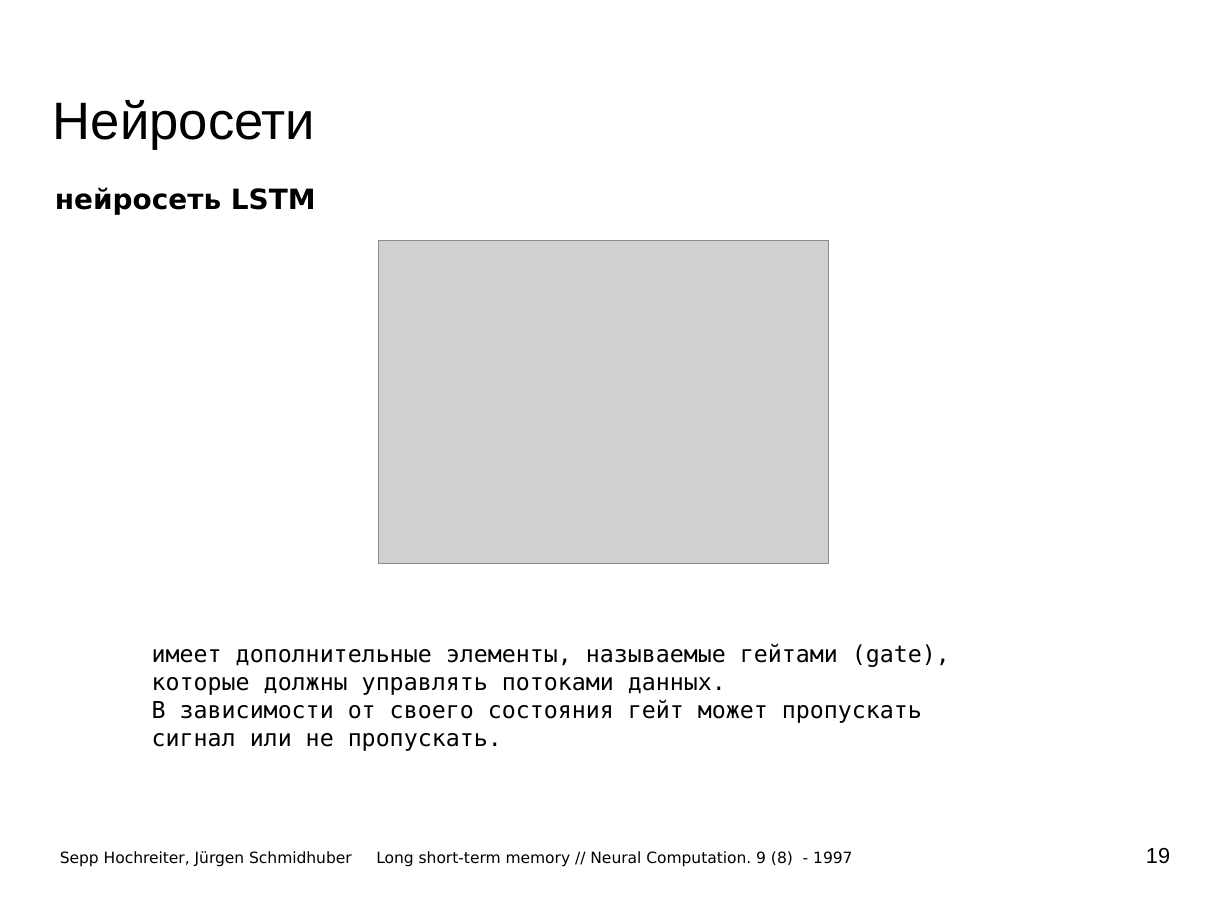
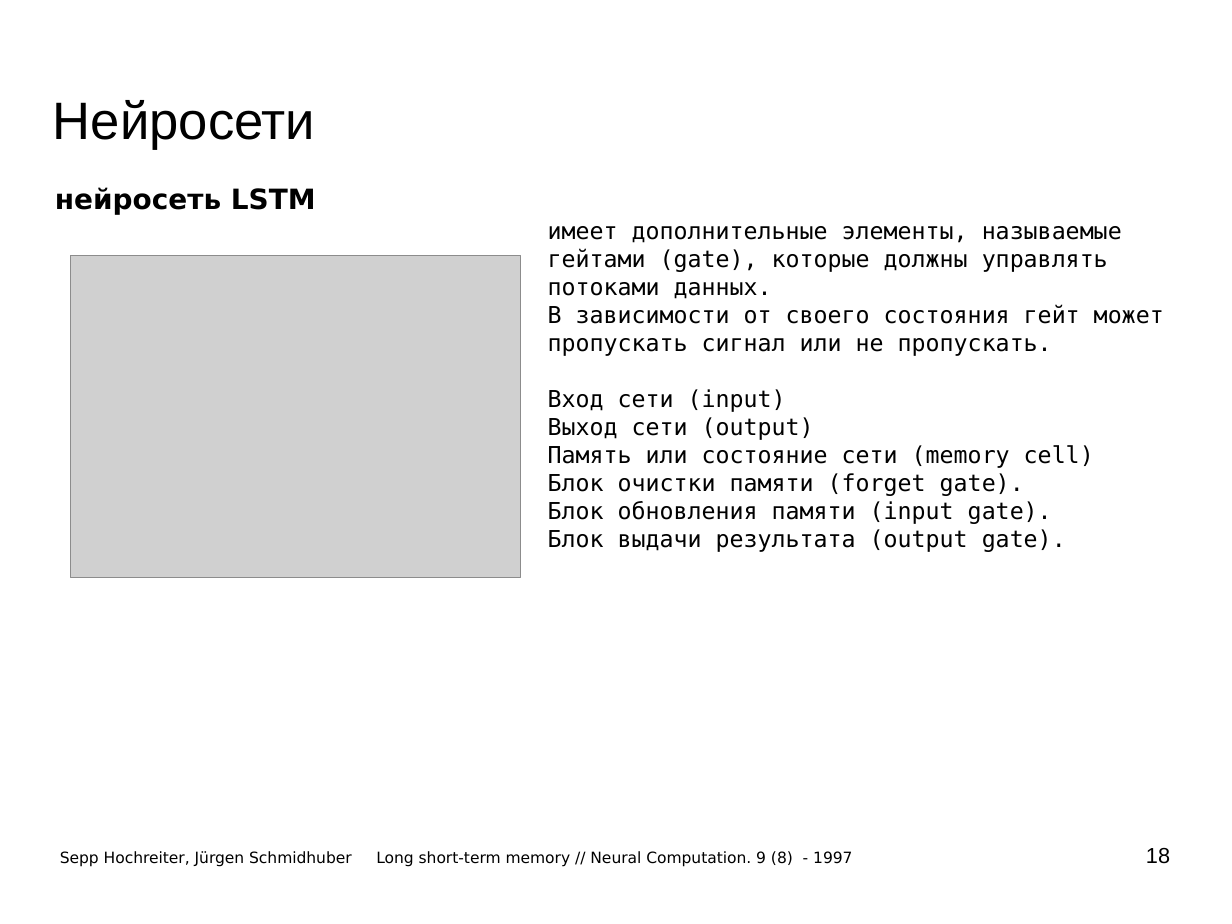
Before and after one commit to mechanoid5/ml_lectorium_legacy, a slide deck: slide 18 of 20-lstm.odp (slide 19 before the commit). Drawn at 1232x924 pixels with LibreOffice and Linux fonts; fonts in the diff are those of the drawing; grey boxes stand for pictures; background and template pictures are left out. Boxes give left, top, right and bottom in pixels: in the first picture for what was removed or moved away, otherwise in the second. Text is boxed around its words. In the diff, an @@ line names an element or a change of style, - is before the commit and + after.

```diff
--- a/20-lstm.odp
+++ b/20-lstm.odp
@@ text "имеет дополнительные элементы, называемые гейтами ...": place and size @@
-text "имеет дополнительные элементы, называемые гейтами ..." at <box>152,643,950,751</box>
+text "имеет дополнительные элементы, называемые гейтами ..." at <box>548,226,1164,552</box>
@@ picture: place and size @@
-picture at <box>379,240,830,563</box>
+picture at <box>70,255,521,578</box>
@@ text at <box>548,389,1094,552</box>: paragraphs added @@
+Вход сети (input)
+Выход сети (output)
+Память или состояние сети (memory cell)
+Блок очистки памяти (forget gate).
+Блок обновления памяти (input gate).
+Блок выдачи результата (output gate).
@@ page number at <box>1146,848,1170,864</box>: text changed @@
-19
+18
```
Also in this commit, not shown: 3 other slides changed, 1 slide added, 1 slide removed.
